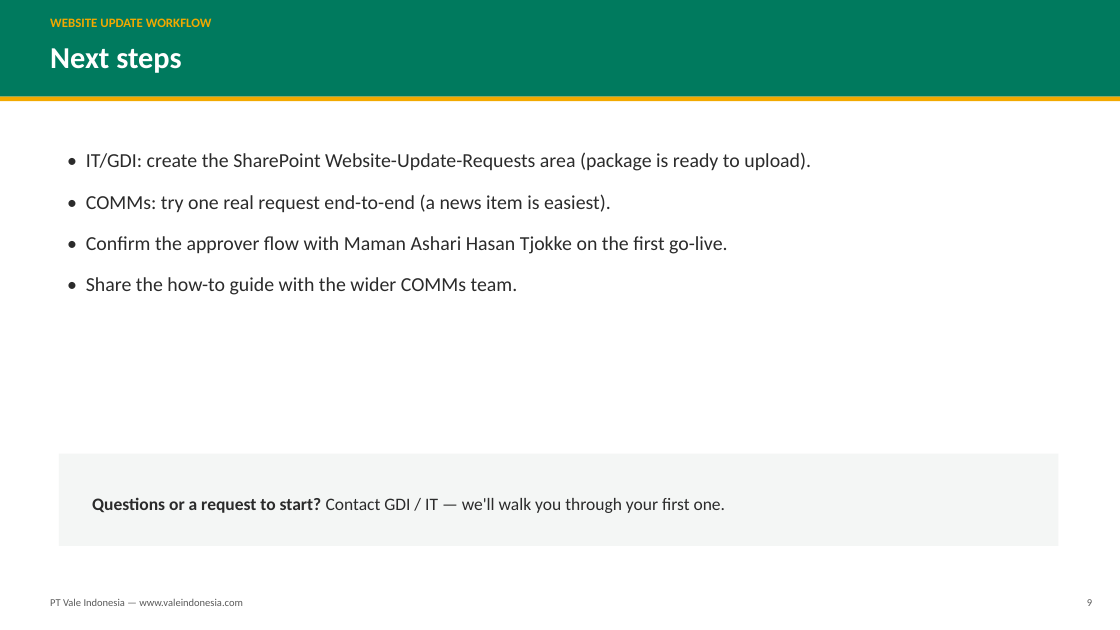
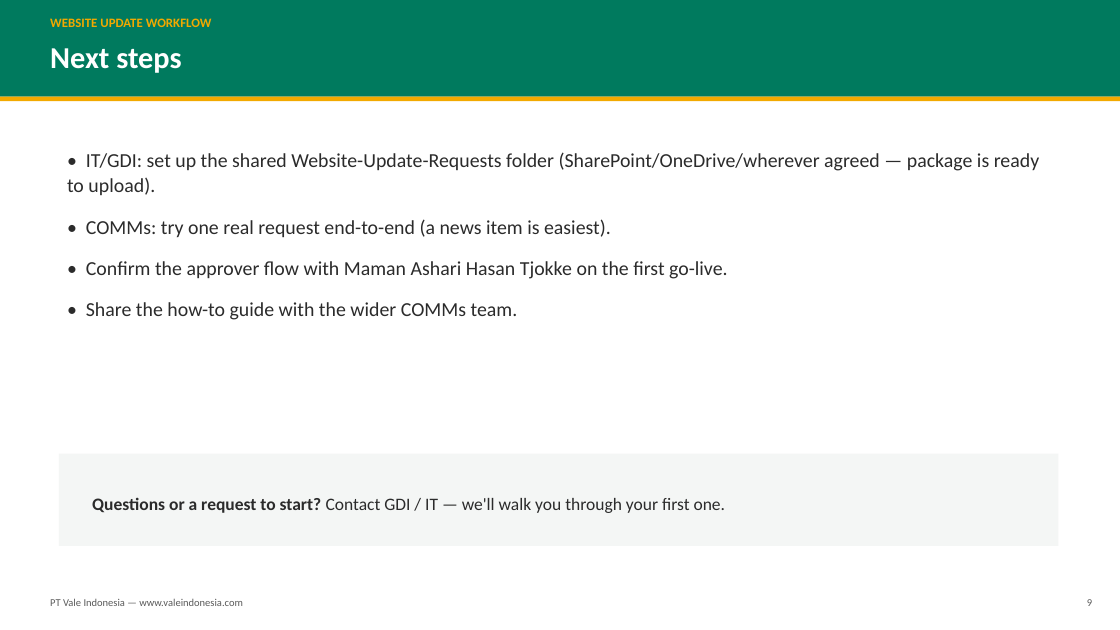
Before and after one commit to feiry/vale-website-static, a slide deck: slide 9 of docs/COMMs-Website-Update-Workflow.pptx. Drawn at 1120x630 pixels with LibreOffice and Linux fonts; fonts in the diff are those of the drawing. Boxes give left, top, right and bottom in pixels: in the first picture for what was removed or moved away, otherwise in the second. Text is boxed around its words. In the diff, an @@ line names an element or a change of style, - is before the commit and + after.

```diff
--- a/docs/COMMs-Website-Update-Workflow.pptx
+++ b/docs/COMMs-Website-Update-Workflow.pptx
@@ text at [67, 152, 1039, 195]: text changed @@
-• IT/GDI: create the SharePoint Website-Update-Requests area (package is ready to upload).
+• IT/GDI: set up the shared Website-Update-Requests folder (SharePoint/OneDrive/wherever agreed — package is ready to upload).
```
Also in this commit, not shown: 2 other slides changed, 1 other file.
